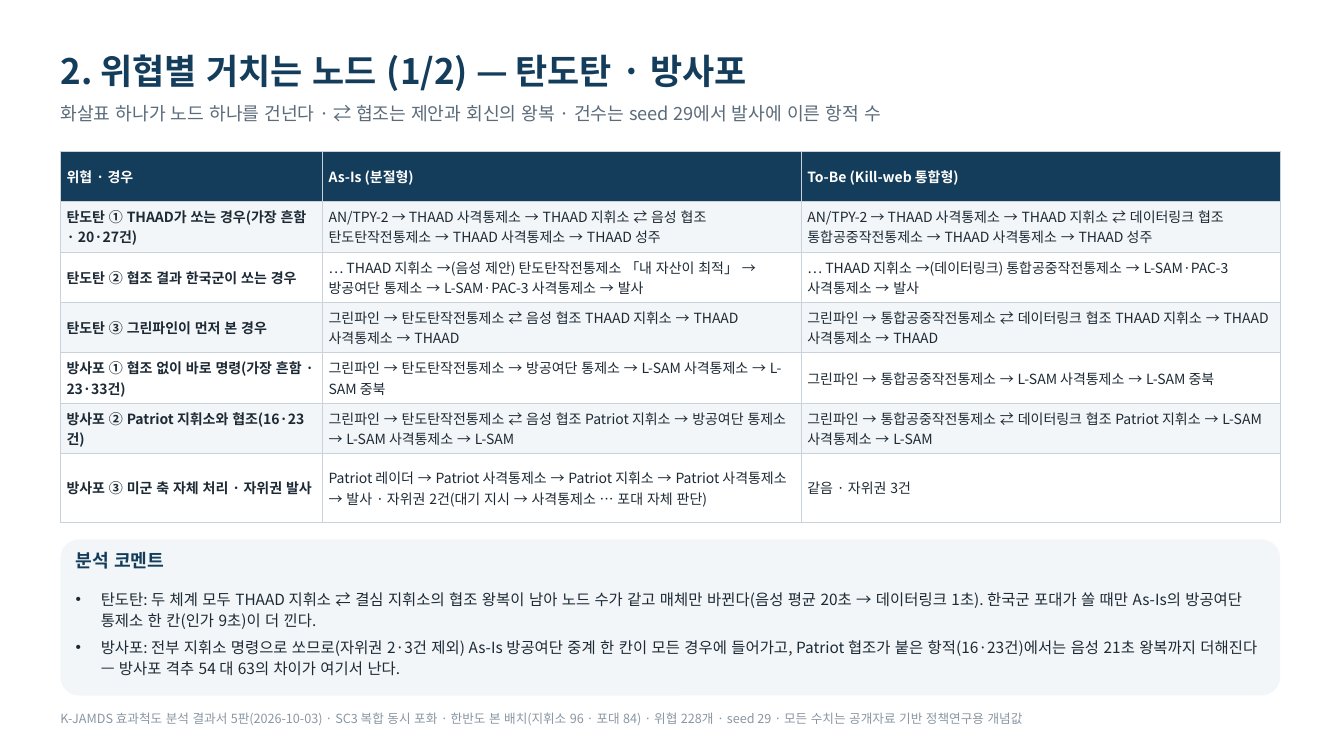
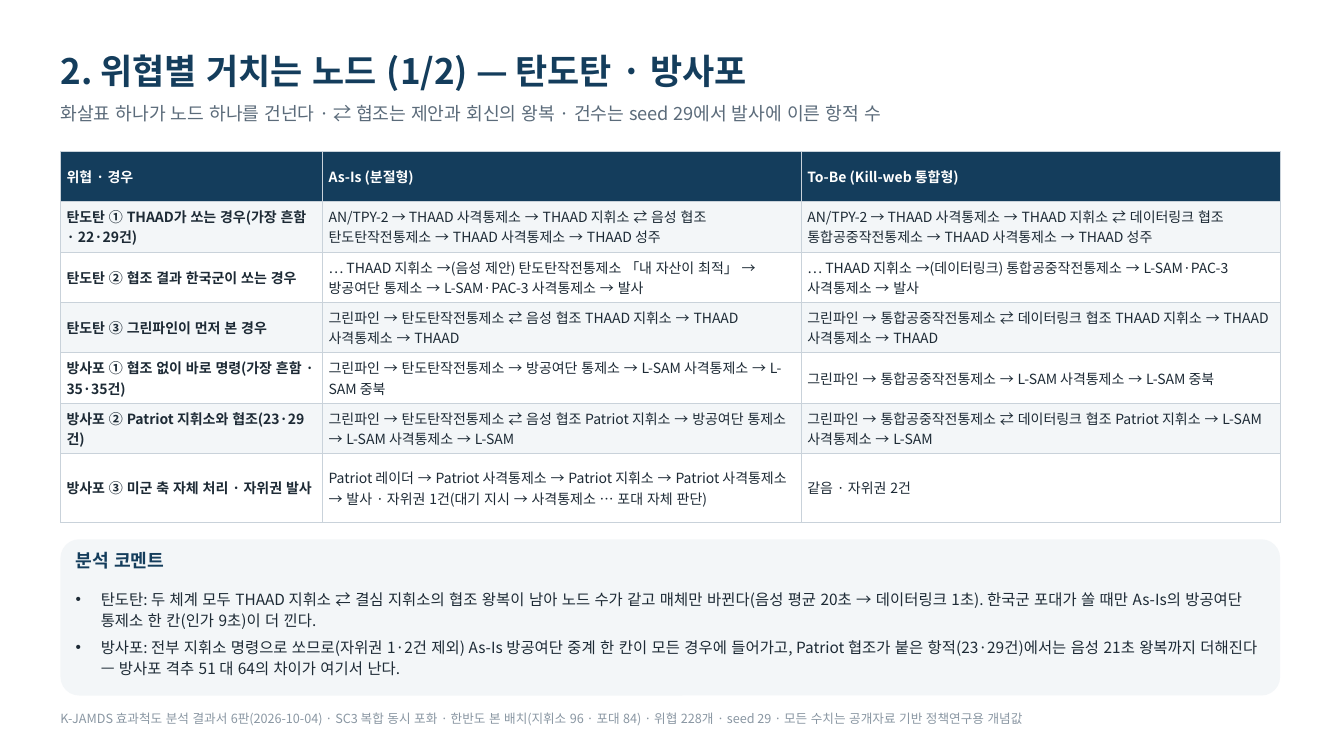
Before and after one commit to DaehyunY00/Air_Defense, a slide deck: slide 3 of K-JAMDS_효과척도_발표정리본.pptx. Drawn at 1344x756 pixels with LibreOffice and Linux fonts; fonts in the diff are those of the drawing. Boxes give left, top, right and bottom in pixels: in the first picture for what was removed or moved away, otherwise in the second. Text is boxed around its words. In the diff, an @@ line names an element or a change of style, - is before the commit and + after.

```diff
--- a/K-JAMDS_효과척도_발표정리본.pptx
+++ b/K-JAMDS_효과척도_발표정리본.pptx
@@ table at box(60, 151, 1280, 511) @@
-row 2, column 1: 탄도탄 ① THAAD가 쏘는 경우(가장 흔함 · 20·27건)
+row 2, column 1: 탄도탄 ① THAAD가 쏘는 경우(가장 흔함 · 22·29건)
-row 5, column 1: 방사포 ① 협조 없이 바로 명령(가장 흔함 · 23·33건)
+row 5, column 1: 방사포 ① 협조 없이 바로 명령(가장 흔함 · 35·35건)
-row 6, column 1: 방사포 ② Patriot 지휘소와 협조(16·23건)
+row 6, column 1: 방사포 ② Patriot 지휘소와 협조(23·29건)
-row 7, column 2: Patriot 레이더 → Patriot 사격통제소 → Patriot 지휘소 → Patriot 사격통제소 → 발사 · 자위권 2건(대기 지시 → 사격통제소 … 포대 자체 판단)
+row 7, column 2: Patriot 레이더 → Patriot 사격통제소 → Patriot 지휘소 → Patriot 사격통제소 → 발사 · 자위권 1건(대기 지시 → 사격통제소 … 포대 자체 판단)
-row 7, column 3: 같음 · 자위권 3건
+row 7, column 3: 같음 · 자위권 2건
@@ text at box(101, 640, 1257, 676): text changed @@
-• 방사포: 전부 지휘소 명령으로 쏘므로(자위권 2·3건 제외) As-Is 방공여단 중계 한 칸이 모든 경우에 들어가고, Patriot 협조가 붙은 항적(16·23건)에서는 음성 21초 왕복까지 더해진다 — 방사포 격추 54 대 63의 차이가 여기서 난다.
+• 방사포: 전부 지휘소 명령으로 쏘므로(자위권 1·2건 제외) As-Is 방공여단 중계 한 칸이 모든 경우에 들어가고, Patriot 협조가 붙은 항적(23·29건)에서는 음성 21초 왕복까지 더해진다 — 방사포 격추 51 대 64의 차이가 여기서 난다.
@@ text at box(60, 712, 1023, 725): text changed @@
-K-JAMDS 효과척도 분석 결과서 5판(2026-10-03) · SC3 복합 동시 포화 · 한반도 본 배치(지휘소 96 · 포대 84) · 위협 228개 · seed 29 · 모든 수치는 공개자료 기반 정책연구용 개념값
+K-JAMDS 효과척도 분석 결과서 6판(2026-10-04) · SC3 복합 동시 포화 · 한반도 본 배치(지휘소 96 · 포대 84) · 위협 228개 · seed 29 · 모든 수치는 공개자료 기반 정책연구용 개념값
```
Also in this commit, not shown: 10 other slides changed, 22 other files.
